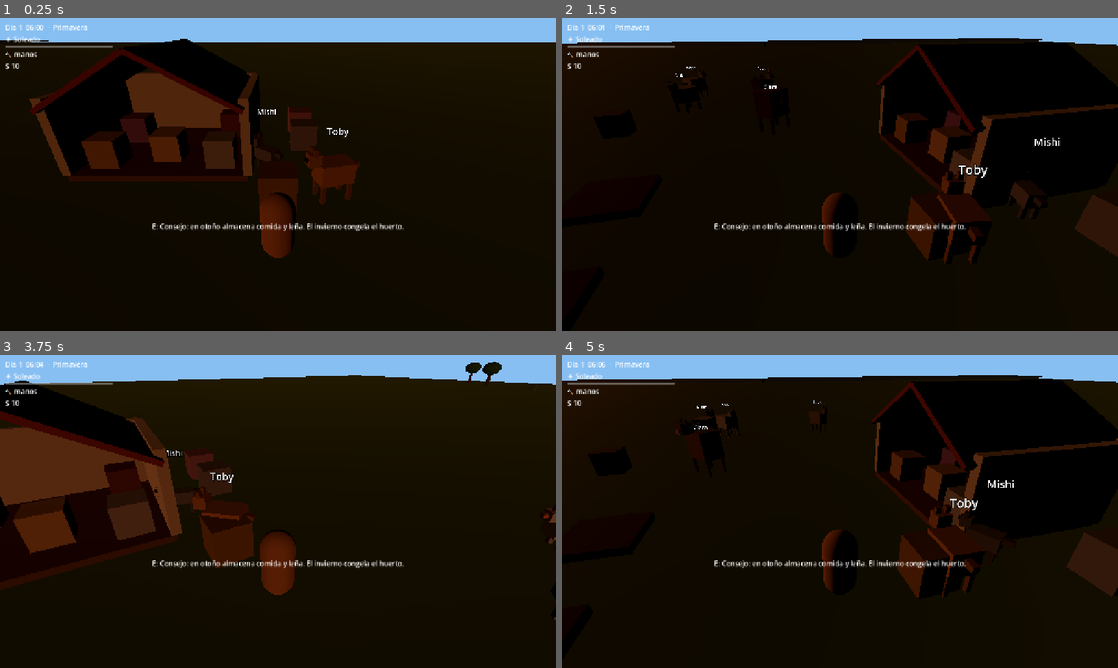
Above: before the commit, frames 1-4 (two rows, left to right).
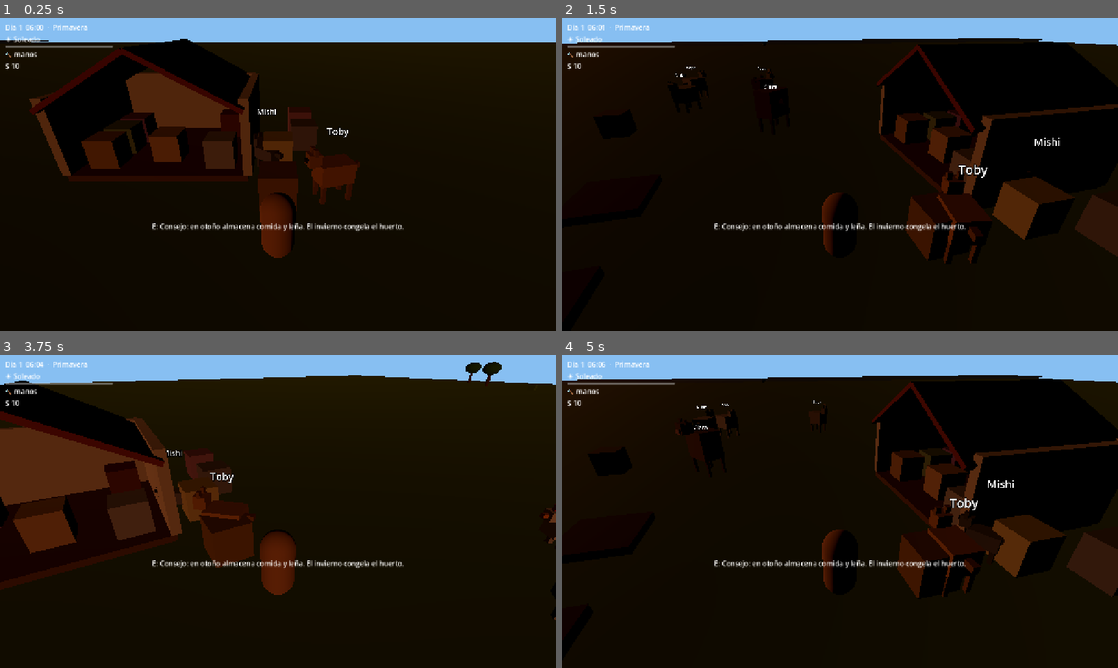
Above: after the commit, the same moments.

Repository: rafael-espinosa-rodriguez/nuestra-vida-en-el-campo
Game: Godot game, scene res://scenes/Main.tscn
The game is run twice, just before and just after one commit, with the same random seed, the same clock (stepped at 60 frames per second) and the same inputs.
Inputs (mouse positions are in pixels of both pictures, inside the frame that each line leads up to):
- Up to frame 1 (0.25 s): no input
- Up to frame 2 (1.5 s): tap Enter (ui_accept) at 0.5, 0.77, 1.07 s; move the mouse to (962, 158) at 0.52 s; hold D (move_right) 0.53-1.25 s; tap E (interact) at 0.6 s; click (962, 158) at 0.67 s; drag from (728, 190) to (812, 237) at 1.27 s
- Up to frame 3 (3.75 s): move the mouse to (333, 442) at 2.02 s; hold D (move_right) 2.03-2.75 s; tap E (interact) at 2.1 s; drag from (250, 574) to (111, 464) at 2.77 s; move the mouse to (444, 558) at 3.52 s; hold A (move_left) from 3.53 s (still down); hold Shift (sprint) from 3.53 s (still down)
- Up to frame 4 (5 s): tap Enter (ui_accept) at 3.77, 4.07 s; tap E (interact) at 3.8 s; release A (move_left) at 4.25 s; release Shift (sprint) at 4.25 s; drag from (673, 464) to (756, 433) at 4.27 s

The runs differ from the first frame. In frame 1, 0.6% of the frame differs, in the area x 18-53%, y 32-46%; in frame 2, 1.4%; in frame 3, 0.4%; in frame 4, 1.4%, in the area x 64-91%, y 30-71%.

Commit message:
feat(spec-021): quesera con queso/yogur, conservera con encurtidos + smoke

Diff:
--- /dev/null
+++ b/resources/data/items/encurtido.tres
@@ -0,0 +1,10 @@
+[gd_resource type="Resource" script_class="ItemData" load_steps=2 format=3]
+
+[ext_resource type="Script" path="res://scripts/data/item_data.gd" id="1"]
+
+[resource]
+script = ExtResource("1")
+item_id = "encurtido"
+display_name = "Encurtido"
+category = 3
+max_stack = 10
--- /dev/null
+++ b/resources/data/items/queso.tres
@@ -0,0 +1,10 @@
+[gd_resource type="Resource" script_class="ItemData" load_steps=2 format=3]
+
+[ext_resource type="Script" path="res://scripts/data/item_data.gd" id="1"]
+
+[resource]
+script = ExtResource("1")
+item_id = "queso"
+display_name = "Queso"
+category = 3
+max_stack = 10
--- /dev/null
+++ b/resources/data/items/yogur.tres
@@ -0,0 +1,10 @@
+[gd_resource type="Resource" script_class="ItemData" load_steps=2 format=3]
+
+[ext_resource type="Script" path="res://scripts/data/item_data.gd" id="1"]
+
+[resource]
+script = ExtResource("1")
+item_id = "yogur"
+display_name = "Yogur"
+category = 3
+max_stack = 10
--- /dev/null
+++ b/resources/data/recipes/encurtido.tres
@@ -0,0 +1,10 @@
+[gd_resource type="Resource" script_class="RecipeData" load_steps=2 format=3]
+
+[ext_resource type="Script" path="res://scripts/data/recipe_data.gd" id="1"]
+
+[resource]
+script = ExtResource("1")
+recipe_id = "encurtido"
+display_name = "Encurtido"
+ingredients = PackedStringArray("zanahoria", "tomate")
+station = "conservera"
--- /dev/null
+++ b/resources/data/recipes/queso.tres
@@ -0,0 +1,10 @@
+[gd_resource type="Resource" script_class="RecipeData" load_steps=2 format=3]
+
+[ext_resource type="Script" path="res://scripts/data/recipe_data.gd" id="1"]
+
+[resource]
+script = ExtResource("1")
+recipe_id = "queso"
+display_name = "Queso"
+ingredients = PackedStringArray("leche", "leche")
+station = "quesera"
--- /dev/null
+++ b/resources/data/recipes/yogur.tres
@@ -0,0 +1,10 @@
+[gd_resource type="Resource" script_class="RecipeData" load_steps=2 format=3]
+
+[ext_resource type="Script" path="res://scripts/data/recipe_data.gd" id="1"]
+
+[resource]
+script = ExtResource("1")
+recipe_id = "yogur"
+display_name = "Yogur"
+ingredients = PackedStringArray("leche")
+station = "quesera"
--- a/resources/data/shops/mercado_primavera.tres
+++ b/resources/data/shops/mercado_primavera.tres
@@ -7,7 +7,7 @@
 shop_id = "mercado_primavera"
 seller = "Mara"
 season = "primavera"
-sell_prices = {"huevo": 3, "leche": 5, "trigo": 2, "zanahoria": 3, "tomate": 4, "madera": 2, "harina": 3, "pan": 8, "sopa": 12, "tortilla": 7, "pez": 6, "seta": 4, "lana": 6, "tela": 15, "maiz": 3, "calabaza": 6}
+sell_prices = {"huevo": 3, "leche": 5, "trigo": 2, "zanahoria": 3, "tomate": 4, "madera": 2, "harina": 3, "pan": 8, "sopa": 12, "tortilla": 7, "pez": 6, "seta": 4, "lana": 6, "tela": 15, "maiz": 3, "calabaza": 6, "queso": 10, "yogur": 6, "encurtido": 9}
 seed_pack = PackedStringArray("semilla_trigo", "semilla_zanahoria", "semilla_tomate")
 seed_pack_price = 5
 reserve = 2
--- a/scenes/Main.tscn
+++ b/scenes/Main.tscn
@@ -318,6 +318,14 @@
 [node name="Corral" parent="." instance=ExtResource("7")]
 position = Vector3(-10, 0.5, 8)
 prop_id = "corral"
+
+[node name="Quesera" parent="." instance=ExtResource("7")]
+position = Vector3(0, 0.5, -4.5)
+prop_id = "quesera"
+
+[node name="Conservera" parent="." instance=ExtResource("7")]
+position = Vector3(-6, 0.5, -5.8)
+prop_id = "conservera"
 
 [node name="Snow" type="CPUParticles3D" parent="." groups=["snow"]]
 visible = false
--- a/scripts/components/prop.gd
+++ b/scripts/components/prop.gd
@@ -13,7 +13,8 @@
 	"sign": Color(0.65, 0.5, 0.3), "market": Color(0.8, 0.4, 0.25),
 	"fish": Color(0.35, 0.6, 0.85), "forage": Color(0.4, 0.6, 0.3),
 	"telar": Color(0.7, 0.5, 0.65), "decor": Color(0.85, 0.7, 0.5),
-	"corral": Color(0.55, 0.45, 0.3)}
+	"corral": Color(0.55, 0.45, 0.3), "quesera": Color(0.9, 0.85, 0.55),
+	"conservera": Color(0.5, 0.65, 0.45)}
 
 const DECOR_CATALOG := [
 	{"id": "decor_maceta", "name": "Maceta", "price": 10, "node": "DecorMaceta"},
@@ -81,6 +82,10 @@
 			return "Recoger " + forage_id if not depleted else "Ya recogido (vuelve mañana)"
 		"telar":
 			return "Tejer tela (2 lana)"
+		"quesera":
+			return "Hacer queso/yogur (leche)"
+		"conservera":
+			return "Encurtir (zanahoria+tomate)"
 		"corral":
 			return "Criar (2 adultos + 2 trigo)"
 		"decor":
@@ -112,7 +117,7 @@
 				inv.call("add_item", "harina")
 		"oven":
 			if pl != null:
-				_cook(pl, inv)
+				_cook(pl, inv, RECIPES)
 		"well":
 			if inv != null:
 				inv.call("add_item", "agua")
@@ -135,6 +140,12 @@
 			if pl != null and inv != null and int(inv.call("get_count", "lana")) >= 2 and pl.spend_energy(4.0):
 				inv.call("remove_item", "lana", 2)
 				inv.call("add_item", "tela")
+		"quesera":
+			if pl != null:
+				_cook(pl, inv, ["queso", "yogur"])
+		"conservera":
+			if pl != null:
+				_cook(pl, inv, ["encurtido"])
 		"corral":
 			var herd: Node = get_node_or_null("/root/AnimalSystem")
 			if herd != null:
@@ -182,10 +193,10 @@
 				(node as MeshInstance3D).visible = bool(inv.call("has", String(entry["id"])))
 
 
-func _cook(pl: Player, inv: Node) -> void:
+func _cook(pl: Player, inv: Node, rids: Array = RECIPES) -> void:
 	if inv == null:
 		return
-	for rid: String in RECIPES:
+	for rid: String in rids:
 		var recipe: RecipeData = load("res://resources/data/recipes/" + rid + ".tres")
 		if recipe == null:
 			continue
--- a/scripts/data/shop_data.gd
+++ b/scripts/data/shop_data.gd
@@ -6,7 +6,7 @@
 @export var shop_id: String = "mercado_primavera"
 @export var seller: String = "Mara"
 @export var season: String = "primavera"
-@export var sell_prices: Dictionary = {"huevo": 3, "leche": 5, "trigo": 2, "zanahoria": 3, "tomate": 4, "madera": 2, "harina": 3, "pan": 8, "sopa": 12, "tortilla": 7, "pez": 6, "seta": 4, "lana": 6, "tela": 15, "maiz": 3, "calabaza": 6}
+@export var sell_prices: Dictionary = {"huevo": 3, "leche": 5, "trigo": 2, "zanahoria": 3, "tomate": 4, "madera": 2, "harina": 3, "pan": 8, "sopa": 12, "tortilla": 7, "pez": 6, "seta": 4, "lana": 6, "tela": 15, "maiz": 3, "calabaza": 6, "queso": 10, "yogur": 6, "encurtido": 9}
 @export var seed_pack: PackedStringArray = ["semilla_trigo", "semilla_zanahoria", "semilla_tomate"]
 @export var seed_pack_price: int = 5
 @export var reserve: int = 2
--- a/scripts/player.gd
+++ b/scripts/player.gd
@@ -127,7 +127,7 @@
 
 const FOOD_ENERGY := {"pan": 30.0, "sopa": 45.0, "tortilla": 25.0, "huevo": 10.0,
 	"leche": 15.0, "zanahoria": 8.0, "tomate": 8.0, "trigo": 2.0, "pez": 12.0, "seta": 6.0,
-	"maiz": 10.0, "calabaza": 15.0}
+	"maiz": 10.0, "calabaza": 15.0, "queso": 20.0, "yogur": 12.0, "encurtido": 18.0}
 
 
 func eat(item_id: String) -> bool:
--- /dev/null
+++ b/tests/smoke_021.gd
@@ -0,0 +1,36 @@
+extends SceneTree
+## Smoke spec 021: queso, yogur y encurtido con sus estaciones.
+
+var _frames := 0
+
+
+func _process(_delta: float) -> bool:
+	_frames += 1
+	if _frames == 5:
+		_run()
+		quit()
+	return false
+
+
+func _run() -> void:
+	var main: Node = load("res://scenes/Main.tscn").instantiate()
+	root.add_child(main)
+	var inv: Node = root.get_node_or_null("InventorySystem")
+	var player: Node = get_nodes_in_group("player")[0]
+	player.set("energy", 100.0)
+	inv.call("add_item", "leche", 3)
+	main.get_node("Quesera").call("interact", player)
+	assert(int(inv.call("get_count", "queso")) == 1, "2 leche -> queso")
+	main.get_node("Quesera").call("interact", player)
+	assert(int(inv.call("get_count", "yogur")) == 1, "1 leche -> yogur")
+	assert(int(inv.call("get_count", "leche")) == 0, "leche consumida")
+	inv.call("add_item", "zanahoria", 1)
+	inv.call("add_item", "tomate", 1)
+	main.get_node("Conservera").call("interact", player)
+	assert(int(inv.call("get_count", "encurtido")) == 1, "verdura -> encurtido")
+	assert(bool(player.call("eat", "queso")), "queso comestible")
+	assert(bool(player.call("eat", "encurtido")), "encurtido comestible")
+	var market: Node = root.get_node_or_null("MarketSystem")
+	inv.call("add_item", "huevo", 3)
+	assert(int(market.call("surplus_value")) == 3, "excedente cotiza")
+	print("SMOKE021 OK")
Not shown, added: tests/smoke_021.gd.uid
